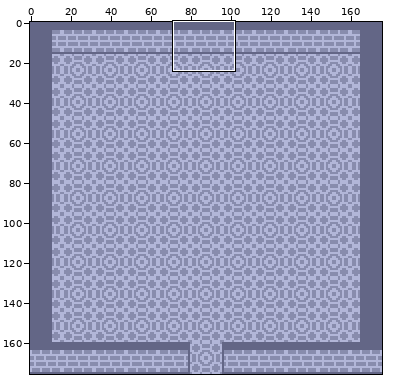
File history of a sprite sheet, res/images/backgrounds/Mathematics1.png. The picture above shows the old version from afar; the outline marks the close-up.
Close-up. Old version:
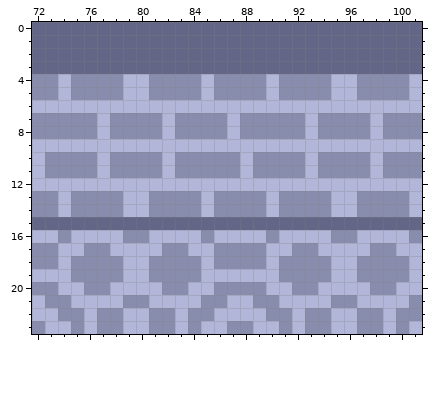
The file is 528x528 pixels, drawn in blocks of 3x3; one block is one cell here. Shown: x 72..101, y 0..23.
After:
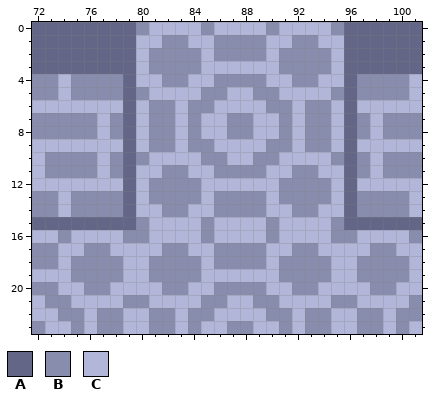
Palette (. is transparent): A #636686  B #888cad  C #b2b6d8
From old to new:
y 0: x 80..95 AAAAAAAAAAAAAAAA -> BCCCCBCCCCBCCCCB
y 1: x 80..95 AAAAAAAAAAAAAAAA -> CCBBCCBBBBCCBBCC
y 2: x 80..95 AAAAAAAAAAAAAAAA -> CBBBBCBBBBCBBBBC
y 3: x 80..95 AAAAAAAAAAAAAAAA -> CBBBBCCCCCCBBBBC
y 4: x 79 C -> A; x 81 B -> C; x 84 B -> C; x 91 B -> C; x 94 B -> C; x 96 C -> A
y 5: x 79..85 CCBBBBC -> ABCCCCB; x 87..88 BB -> CC; x 90..96 CBBBBCC -> BCCCCBA
y 6: x 79 C -> A; x 81..82 CC -> BB; x 84..85 CC -> BB; x 90..91 CC -> BB; x 93..94 CC -> BB; x 96 C -> A
y 7..8: x 79..80 BB -> AC; x 82..83 CB -> BC; x 85..87 BBC -> CCB; x 89..90 BB -> CC; x 92..93 BC -> CB; x 95..96 BB -> CA
y 9: x 79 C -> A; x 81..82 CC -> BB; x 84..85 CC -> BB; x 90..91 CC -> BB; x 93..94 CC -> BB; x 96 C -> A
y 10: x 79 B -> A; x 81 B -> C; x 83..84 BB -> CC; x 87 B -> C; x 91..92 BB -> CC; x 94 B -> C; x 96 B -> A
y 11: x 79..82 BBBC -> ACCB; x 84..85 BB -> CC; x 88 C -> B; x 90..91 BB -> CC; x 93..96 CBBB -> BCCA
y 12: x 79 C -> A; x 81..84 CCCC -> BBBB; x 91..94 CCCC -> BBBB; x 96 C -> A
y 13: x 79 C -> A; x 96 C -> A
y 14: x 79 C -> A; x 81 B -> C; x 84 B -> C; x 91 B -> C; x 94 B -> C; x 96 C -> A
y 15: x 80..95 AAAAAAAAAAAAAAAA -> BCCCCBCCCCBCCCCB
Boxes around the changes in both close-ups, in picture pixels (x1, y1, x2, y2):
changed: (123, 22, 357, 230)
